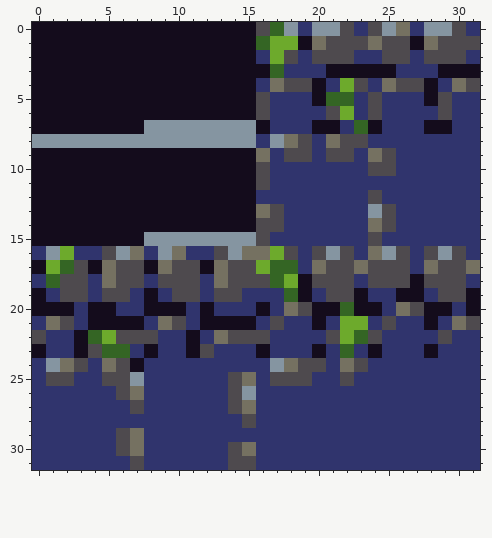
Pixel-art sprite -- assets/tiles_cavebrick.png. Above is the file before it was changed.
The file is 32x32 pixels.
The result:
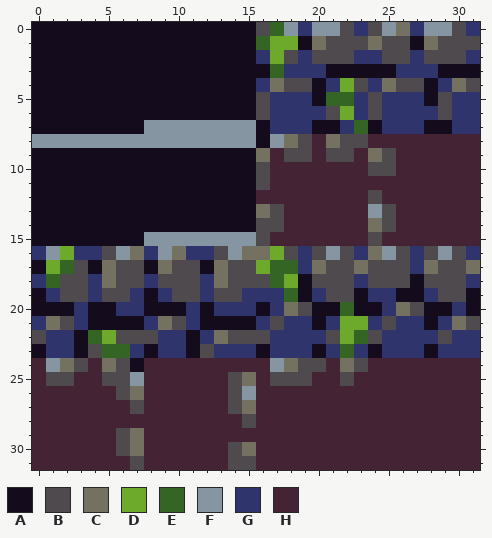
Palette (. is transparent): A #140c1c  B #4e4a4e  C #757161  D #6daa2c  E #346524  F #8595a1  G #30346d  H #442434
Changes in this commit:
@@ x 14..31 @@
  7 FFAGGGAAGEAGGGAAGG
- 8 FFGFCBGCBBGGGGGGGG
- 9 AACGBBGBBGCBGGGGGG
-10 AABGGGGGGGBBGGGGGG
-11 AABGGGGGGGGGGGGGGG
-12 AAGGGGGGGGBGGGGGGG
-13 AACBGGGGGGFBGGGGGG
-14 AABBGGGGGGCBGGGGGG
-15 FFBGGGGGGGBGGGGGGG
+ 8 FFAFCBHCBBHHHHHHHH
+ 9 AACHBBHBBHCBHHHHHH
+10 AABHHHHHHHBBHHHHHH
+11 AABHHHHHHHHHHHHHHH
+12 AAHHHHHHHHBHHHHHHH
+13 AACBHHHHHHFBHHHHHH
+14 AABBHHHHHHCBHHHHHH
+15 FFBHHHHHHHBHHHHHHH
 16 FCCDBGBFBGCFBGBFBG
@@ x 0..31 @@
 23 AGGABEEGAGGABGGGAGGGAGEGAGGGAGGG
-24 GFCBGCBAGGGGGGGGGFCBBGCBGGGGGGGG
-25 GBBGGBBFGGGGGGBCGBBBGGBGGGGGGGGG
-26 GGGGGGBCGGGGGGBFGGGGGGGGGGGGGGGG
-27 GGGGGGGBGGGGGGBCGGGGGGGGGGGGGGGG
-28 GGGGGGGGGGGGGGGBGGGGGGGGGGGGGGGG
-29 GGGGGGBCGGGGGGGGGGGGGGGGGGGGGGGG
-30 GGGGGGBCGGGGGGBCGGGGGGGGGGGGGGGG
-31 GGGGGGGBGGGGGGBBGGGGGGGGGGGGGGGG
+24 HFCBHCBAHHHHHHHHHFCBBHCBHHHHHHHH
+25 HBBHHBBFHHHHHHBCHBBBHHBHHHHHHHHH
+26 HHHHHHBCHHHHHHBFHHHHHHHHHHHHHHHH
+27 HHHHHHHBHHHHHHBCHHHHHHHHHHHHHHHH
+28 HHHHHHHHHHHHHHHBHHHHHHHHHHHHHHHH
+29 HHHHHHBCHHHHHHHHHHHHHHHHHHHHHHHH
+30 HHHHHHBCHHHHHHBCHHHHHHHHHHHHHHHH
+31 HHHHHHHBHHHHHHBBHHHHHHHHHHHHHHHH
Where, in picture pixels (left, top, right, bottom), the same in both pictures:
changed: (256, 134, 480, 246)
changed: (32, 358, 480, 470)
